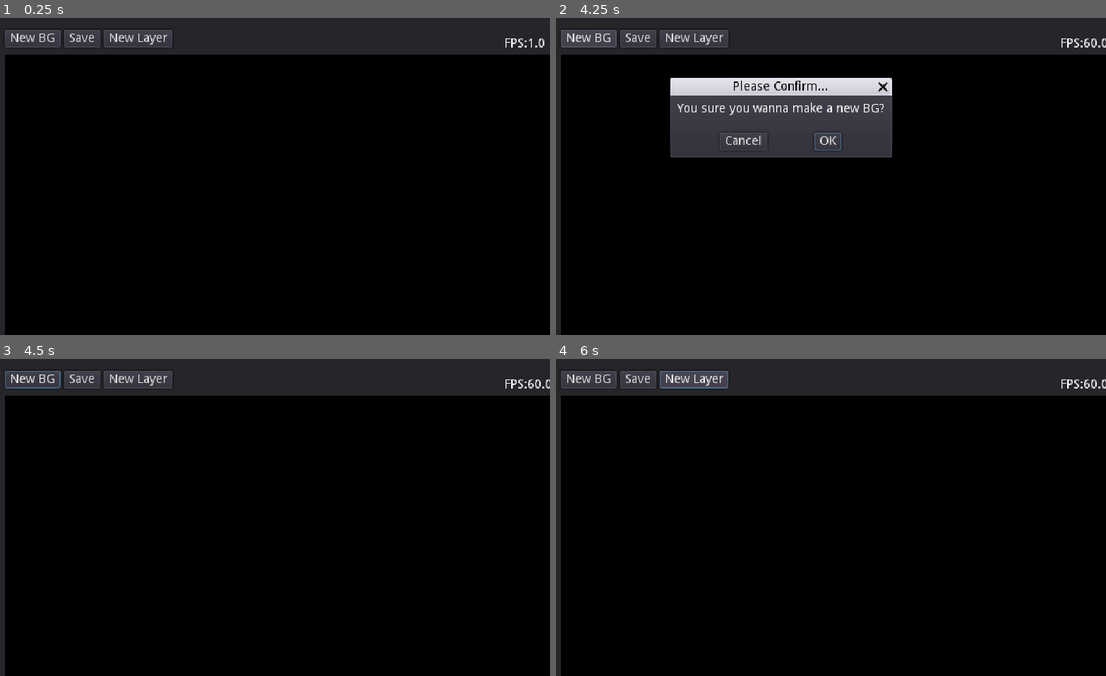
Above: before the commit, frames 1-4 (two rows, left to right).
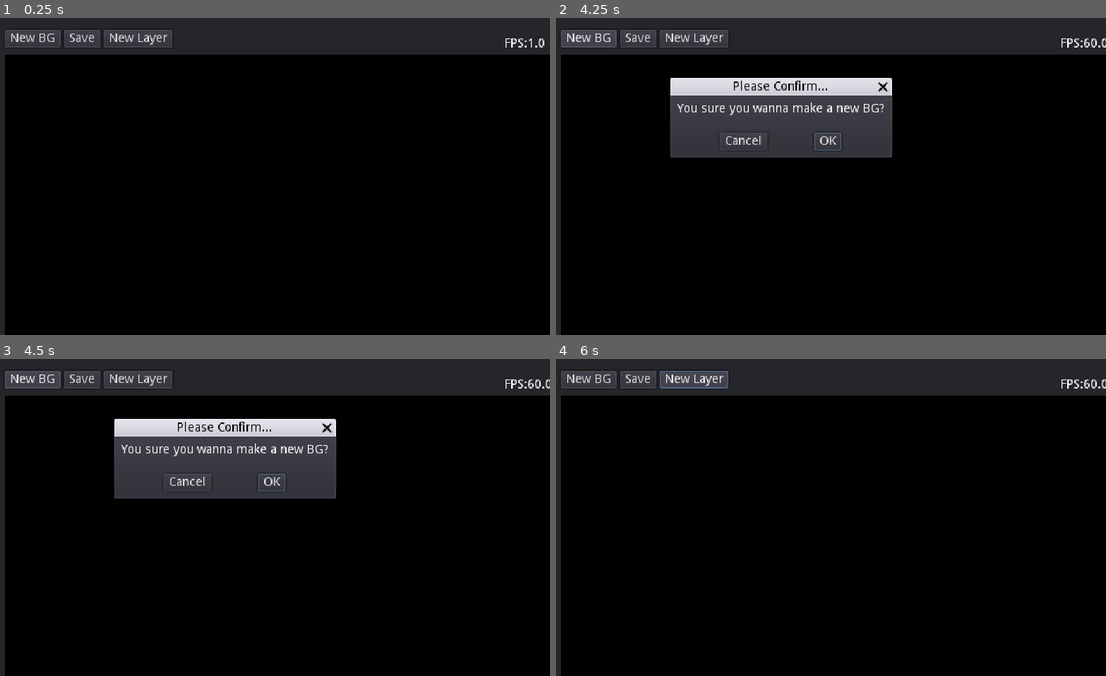
Above: after the commit, the same moments.

Repository: XBenichi/Distortinator
Game: Godot game, scene res://Main.tscn
The game is run twice, just before and just after one commit, with the same random seed, the same clock (stepped at 60 frames per second) and the same inputs.
Inputs (mouse positions are in pixels of both pictures, inside the frame that each line leads up to):
- Up to frame 1 (0.25 s): no input
- Up to frame 2 (4.25 s): click "New BG" at 0.5 s; click "New BG" at 1.25 s; click "New Layer" at 2 s; click "New Layer" at 2.75 s; click "New BG" at 3.5 s
- Up to frame 3 (4.5 s): click "OK" at 4.25 s
- Up to frame 4 (6 s): click (825, 482) at 5 s, where only the run after the commit has a clickable "OK"; click "New Layer" at 5.75 s

Frames 1-2 are identical in both runs. In frame 3, 10% of the frame differs, in the area x 0-62%, y 3-44%; in frame 4, nothing differs.

Commit message:
Add files via upload

Diff:
--- a/Scripts/Main.gd
+++ b/Scripts/Main.gd
@@ -17,6 +17,11 @@
 	"palette_shifting": false,
 	"Xinterleaved":false,
 	"Yinterleaved":false,
+	"fisheye": false,
+	"fisheyeX": 0,
+	"fisheyeY": 0,
+	"fisheyescale": 0,
+	"fisheyeeffect": 0,
 }
 
 var currentLayerIndex = -1
@@ -27,7 +32,7 @@
 
 # Called when the node enters the scene tree for the first time.
 func _ready():
-	OS.set_window_title("Distortinator 1.0")
+	OS.set_window_title("Distortinator 1.3")
 
 	$TabContainer/Layer/LineEdit.editable = false
 	for sliders in get_tree().get_nodes_in_group("sliders"):
@@ -273,7 +278,7 @@
 		#textNode.material.set("shader_param/frequency",Vector2(1,1))
 		textNode.material = textNode.material.duplicate()
 		currentLayer = null
-		$ColorRect.add_child(textNode)
+		$ColorRect/ViewportContainer/Viewport.add_child(textNode)
 		currentLayer = textNode
 		for sliders in get_tree().get_nodes_in_group("sliders"):
 			sliders.value = 0
@@ -317,6 +322,13 @@
 	$TabContainer/Effects/ScrollContainer/VBoxContainer/PalSpd/Slider.value = layers[currentLayerIndex].palette_shifting_speed
 	$TabContainer/Effects/ScrollContainer/VBoxContainer/Ping/CheckBox.pressed = layers[currentLayerIndex].ping_pong
 	$TabContainer/Effects/ScrollContainer/VBoxContainer/PalSft/CheckBox.pressed = layers[currentLayerIndex].palette_shifting
+	$TabContainer/Effects/ScrollContainer/VBoxContainer/Brl/CheckBox.pressed = layers[currentLayerIndex].fisheye
+	$TabContainer/Effects/ScrollContainer/VBoxContainer/FEPos/XSlider.value = layers[currentLayerIndex].fisheyeX
+	$TabContainer/Effects/ScrollContainer/VBoxContainer/FEPos/YSlider.value = layers[currentLayerIndex].fisheyeY
+	$TabContainer/Effects/ScrollContainer/VBoxContainer/FEEfct/Slider.value = layers[currentLayerIndex].fisheyeeffect
+	$TabContainer/Effects/ScrollContainer/VBoxContainer/FEScale/Slider.value = layers[currentLayerIndex].fisheyescale
+
+
 	if layers[currentLayerIndex].image != null:
 		$TabContainer/Layer/TextureRect.texture = str2var(layers[currentLayerIndex].image)
 		if layers[currentLayerIndex].palette != null:
@@ -335,8 +347,8 @@
 
 
 func _on_ConfirmationDialog_confirmed():
-	for n in $ColorRect.get_children():
-		$ColorRect.remove_child(n)
+	for n in $ColorRect/ViewportContainer/Viewport.get_children():
+		$ColorRect/ViewportContainer/Viewport.remove_child(n)
 		n.queue_free()
 		$ItemList.clear()
 		layers.clear()
@@ -371,8 +383,8 @@
 
 
 func createBackground():
-	for n in $ColorRect.get_children():
-		$ColorRect.remove_child(n)
+	for n in $ColorRect/ViewportContainer/Viewport.get_children():
+		$ColorRect/ViewportContainer/Viewport.remove_child(n)
 		n.queue_free()
 		$ItemList.clear()
 		layers.clear()
@@ -386,7 +398,7 @@
 		textNode.material = textNode.material.duplicate()
 		currentLayer = null
 
-		$ColorRect.add_child(textNode)
+		$ColorRect/ViewportContainer/Viewport.add_child(textNode)
 		currentLayer = textNode
 		for sliders in get_tree().get_nodes_in_group("sliders"):
 			sliders.value = 0
@@ -446,7 +458,7 @@
 
 func _on_Remove_pressed():
 	var n = layers[currentLayerIndex].node
-	$ColorRect.remove_child(n)
+	$ColorRect/ViewportContainer/Viewport.remove_child(n)
 	n.queue_free()
 	layers.remove(currentLayerIndex)
 	$ItemList.remove_item(currentLayerIndex)
@@ -465,6 +477,11 @@
 	$TabContainer/Effects/ScrollContainer/VBoxContainer/Ping/CheckBox.pressed = layers[currentLayerIndex].ping_pong
 	$TabContainer/Effects/ScrollContainer/VBoxContainer/PalSft/CheckBox.pressed = layers[currentLayerIndex].palette_shifting
 	$TabContainer/Layer/LineEdit.text = layers[currentLayerIndex].name
+	$TabContainer/Effects/ScrollContainer/VBoxContainer/Brl/CheckBox.pressed = layers[currentLayerIndex].fisheye
+	$TabContainer/Effects/ScrollContainer/VBoxContainer/FEPos/XSlider.value = layers[currentLayerIndex].fisheyeX
+	$TabContainer/Effects/ScrollContainer/VBoxContainer/FEPos/YSlider.value = layers[currentLayerIndex].fisheyeY
+	$TabContainer/Effects/ScrollContainer/VBoxContainer/FEEfct/Slider.value = layers[currentLayerIndex].fisheyeeffect
+	$TabContainer/Effects/ScrollContainer/VBoxContainer/FEScale/Slider.value = layers[currentLayerIndex].fisheyescale
 
 
 func _on_ItemList_item_selected(index):
@@ -479,35 +496,35 @@
 	var onoff = currentLayer.material.get("shader_param/barrel")
 	if $TabContainer/Effects/ScrollContainer/VBoxContainer/Brl/CheckBox.pressed == true:
 		currentLayer.material.set("shader_param/barrel",1)
-		layers[currentLayerIndex].palette_shifting = true
+		layers[currentLayerIndex].fisheye = true
 	else:
 		currentLayer.material.set("shader_param/barrel",0)
-		layers[currentLayerIndex].palette_shifting = false
+		layers[currentLayerIndex].fisheye = false
 
 
 func _on_FEPOSXSlider_value_changed(value):
 	currentLayer.material.set("shader_param/barrelxy",Vector2(value,$TabContainer/Effects/ScrollContainer/VBoxContainer/FEPos/YSlider.value))
 	$TabContainer/Effects/ScrollContainer/VBoxContainer/FEPos/XSlider/LineEdit.value = value
-	layers[currentLayerIndex].barrelxy = currentLayer.material.get("shader_param/barrelxy")
+	var vec2 = currentLayer.material.get("shader_param/barrelxy")
+	layers[currentLayerIndex].fisheyeX = vec2.x
 
 
 func _on_FEPOSYSlider_value_changed(value):
 	currentLayer.material.set("shader_param/barrelxy",Vector2($TabContainer/Effects/ScrollContainer/VBoxContainer/FEPos/XSlider.value,value))
 	$TabContainer/Effects/ScrollContainer/VBoxContainer/FEPos/YSlider/LineEdit.value = value
-	layers[currentLayerIndex].barrelxy = currentLayer.material.get("shader_param/barrelxy")
-
-
+	var vec2 = currentLayer.material.get("shader_param/barrelxy")
+	layers[currentLayerIndex].fisheyeY = vec2.y
 func _on_FEESlider_value_changed(value):
 	currentLayer.material.set("shader_param/effect",value)
 	$TabContainer/Effects/ScrollContainer/VBoxContainer/FEEfct/Slider/LineEdit.value = value
-	layers[currentLayerIndex].scale = currentLayer.material.get("shader_param/effect")
+	layers[currentLayerIndex].fisheyeeffect = currentLayer.material.get("shader_param/effect")
 
 
 
 func _on_FESSlider_value_changed(value):
 	currentLayer.material.set("shader_param/effect_scale",value)
 	$TabContainer/Effects/ScrollContainer/VBoxContainer/FEScale/Slider/LineEdit.value = value
-	layers[currentLayerIndex].scale = currentLayer.material.get("shader_param/effect_scale")
+	layers[currentLayerIndex].fisheyescale = currentLayer.material.get("shader_param/effect_scale")
 
 func _on_FEPOSLineEdit_value_changed(value):
 	$TabContainer/Effects/ScrollContainer/VBoxContainer/FEPos/XSlider.value = value
